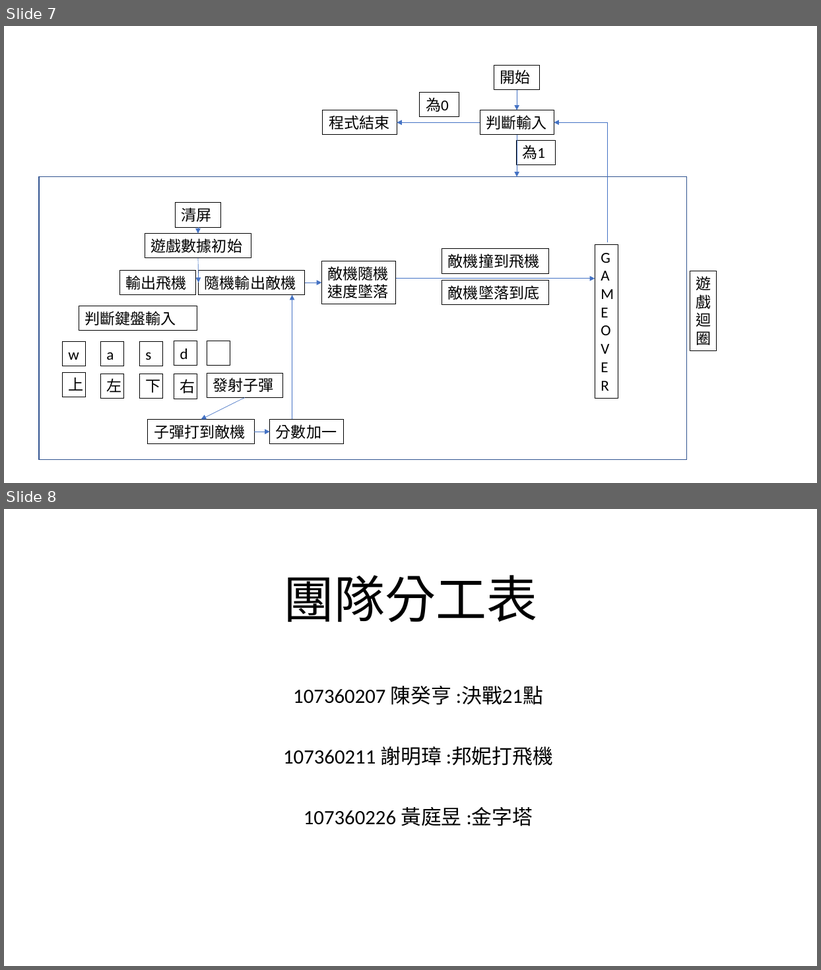
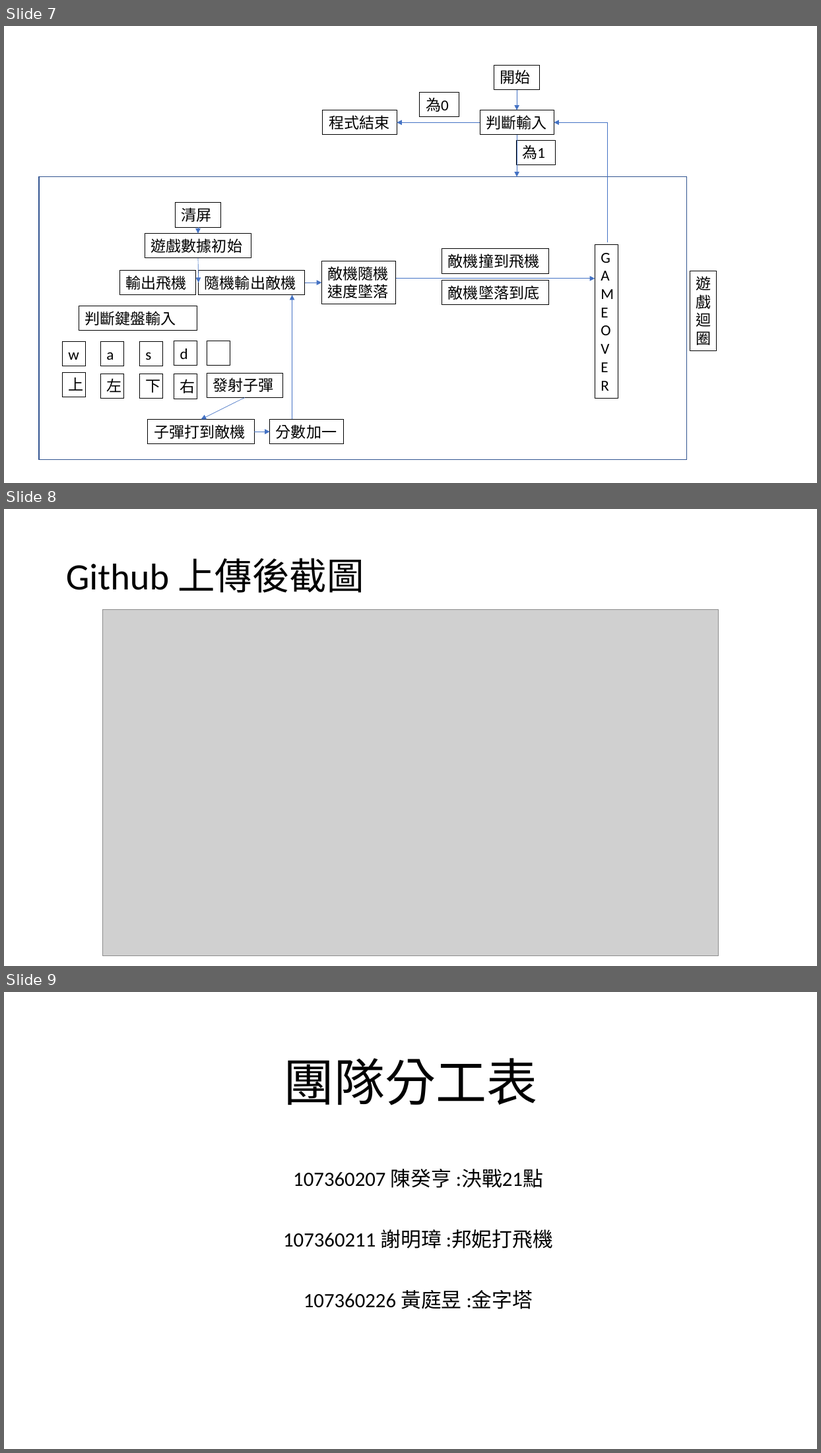
Before and after one commit to peter970/final-project, a slide deck: 程式報告.pptx. Shown one above the other, each under a label of ours: slides 7 and 8 before the commit, slides 7, 8 and 9 after it. The pictures are 821x970 and 821x1453 pixels, drawn with LibreOffice and Linux fonts; fonts in the diff are those of the drawing; grey boxes stand for pictures. Boxes give left, top, right and bottom in pixels: in the first picture for what was removed or moved away, otherwise in the second. Text is boxed around its words. In the diff, an @@ line names an element or a change of style, - is before the commit and + after.

Commit message:
complete

```diff
--- a/程式報告.pptx
+++ b/程式報告.pptx
@@ slide 8 added at (4,509,817,966), background #FFFFFF @@
@@ title added at (66,558,364,593), 44 pt, text #000000 @@
+Github 上傳後截圖
@@ picture added at (103,609,718,956) @@
@@ what was slide 8 is now slide 9 @@
```
